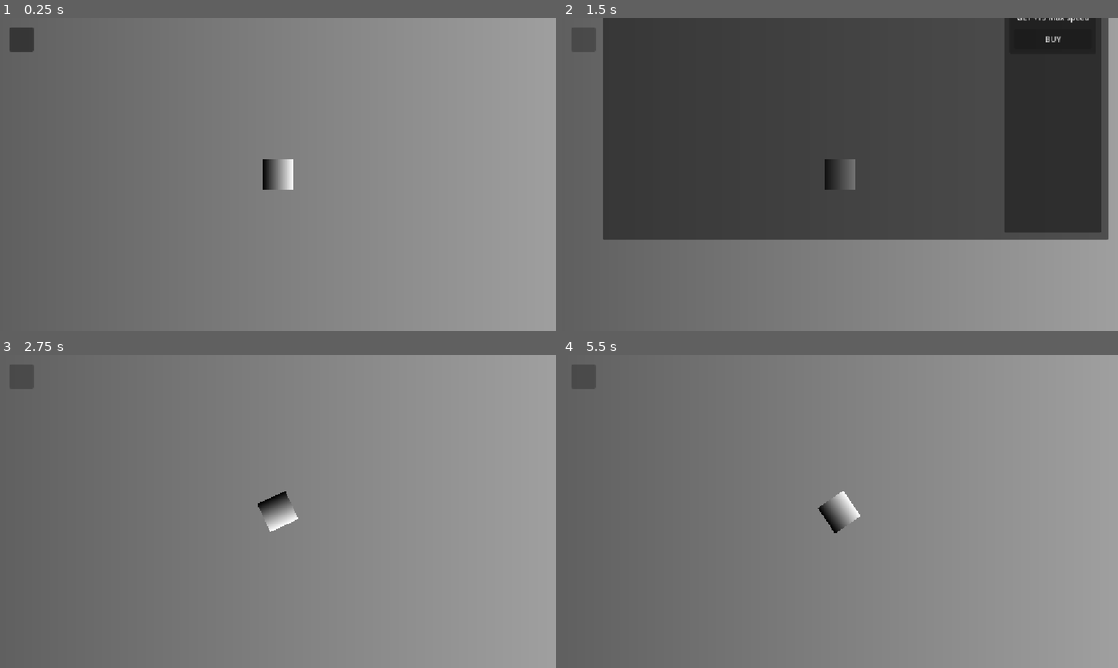
Above: before the commit, frames 1-4 (two rows, left to right).
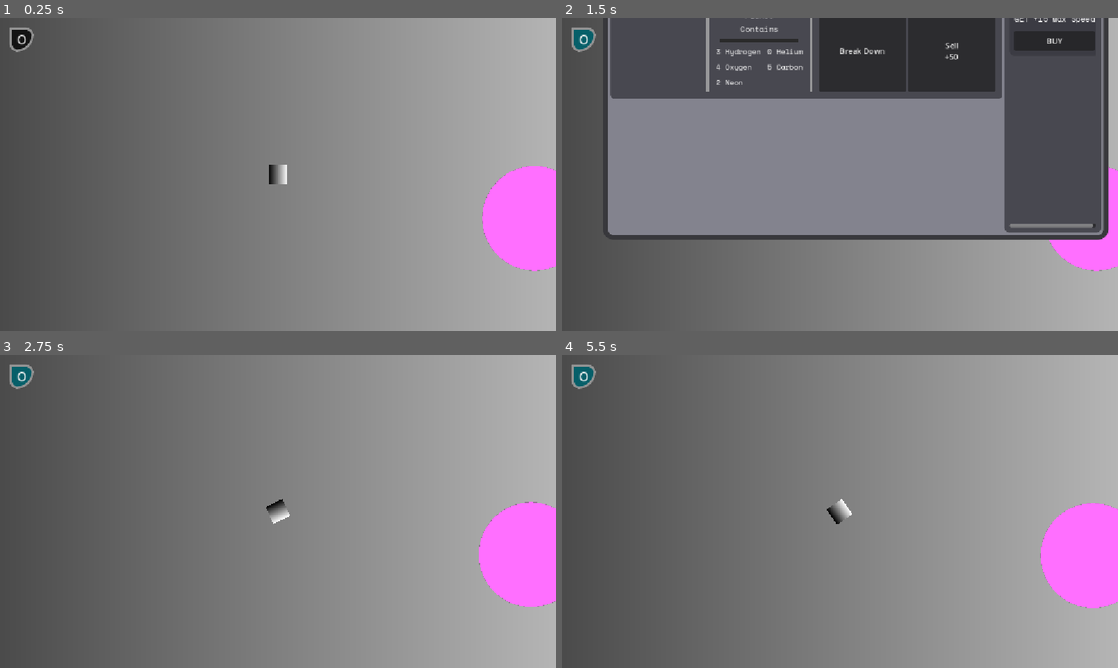
Above: after the commit, the same moments.

Repository: appellatebaton0/siege-7
Game: Godot game, scene res://scenes/main.tscn
Two runs of this game, one before a commit and one after it. Both use one fixed random seed, a clock stepped at 60 frames per second and the inputs below.
Inputs (mouse positions are in pixels of both pictures, inside the frame that each line leads up to):
- Up to frame 1 (0.25 s): no input
- Up to frame 2 (1.5 s): click (584, 39) at 0.5 s; click (584, 39) at 1.25 s
- Up to frame 3 (2.75 s): tap Enter at 2 s; hold Right (Right) from 2.03 s (still down); tap Space (Boost) at 2.1 s
- Up to frame 4 (5.5 s): release Right (Right) at 2.78 s; hold Shift (Brake) 2.78-3.53 s; tap Q (TractorBeam) at 2.85, 4.35 s; hold Right (Right) 3.53-5.03 s; tap Space (Boost) at 3.6, 5.1 s; hold Left (Left) from 5.03 s (still down)

The runs differ from the first frame. In frame 1, 4.4% of the frame differs, in the area x 1-100%, y 3-81%; in frame 2, 50%, in the area x 1-100%, y 0-81%; in frame 3, 4.6%; in frame 4, 4.6%.

Commit message:
v0.15 - UI Styling
Started applying themes and other styling to the UI

Diff:
--- /dev/null
+++ b/assets/themes/tray.tres
@@ -0,0 +1,40 @@
+[gd_resource type="Theme" load_steps=6 format=3 uid="uid://luomwoo5xhhg"]
+
+[ext_resource type="FontFile" uid="uid://gping46owoha" path="res://assets/fonts/SpaceMono-Regular.ttf" id="1_3ctqr"]
+
+[sub_resource type="StyleBoxLine" id="StyleBoxLine_orla2"]
+color = Color(0.16565639, 0.16565642, 0.16565639, 1)
+grow_begin = -9.0
+grow_end = -9.0
+thickness = 6
+
+[sub_resource type="StyleBoxFlat" id="StyleBoxFlat_dho3l"]
+bg_color = Color(0.5129262, 0.51288044, 0.5566331, 1)
+border_width_left = 10
+border_width_top = 10
+border_width_right = 10
+border_width_bottom = 10
+border_color = Color(0.2199898, 0.21998838, 0.23359948, 1)
+corner_radius_top_left = 20
+corner_radius_top_right = 20
+corner_radius_bottom_right = 20
+corner_radius_bottom_left = 20
+
+[sub_resource type="StyleBoxFlat" id="StyleBoxFlat_vkf6r"]
+bg_color = Color(0.21960784, 0.21960784, 0.24705882, 0.78431374)
+corner_radius_top_left = 10
+corner_radius_top_right = 10
+corner_radius_bottom_right = 10
+corner_radius_bottom_left = 10
+
+[sub_resource type="StyleBoxLine" id="StyleBoxLine_3ctqr"]
+color = Color(0.59607846, 0.59607846, 0.6039216, 1)
+thickness = 6
+vertical = true
+
+[resource]
+HSeparator/styles/separator = SubResource("StyleBoxLine_orla2")
+Label/fonts/font = ExtResource("1_3ctqr")
+Panel/styles/panel = SubResource("StyleBoxFlat_dho3l")
+PanelContainer/styles/panel = SubResource("StyleBoxFlat_vkf6r")
+VSeparator/styles/separator = SubResource("StyleBoxLine_3ctqr")
--- a/scenes/main.tscn
+++ b/scenes/main.tscn
@@ -1,13 +1,15 @@
-[gd_scene load_steps=24 format=3 uid="uid://cxeqhh6h3y3x4"]
+[gd_scene load_steps=31 format=3 uid="uid://cxeqhh6h3y3x4"]
 
 [ext_resource type="Script" uid="uid://dt4w43fklbmmx" path="res://scripts/player.gd" id="1_o5qli"]
 [ext_resource type="Script" uid="uid://cls3yti8p1cky" path="res://scripts/camera.gd" id="2_0wfyh"]
 [ext_resource type="Script" uid="uid://cbcfhipgni0wp" path="res://scripts/planet.gd" id="2_sugp2"]
 [ext_resource type="Script" uid="uid://lfh1f0io7qh2" path="res://scripts/planet_data.gd" id="3_o6xl0"]
 [ext_resource type="Script" uid="uid://b3fnuhhpqy63i" path="res://scripts/menu_button.gd" id="4_jyhfs"]
+[ext_resource type="Theme" uid="uid://luomwoo5xhhg" path="res://assets/themes/tray.tres" id="5_choun"]
 [ext_resource type="Script" uid="uid://cueelmux5u415" path="res://scripts/tray.gd" id="5_tefeu"]
 [ext_resource type="Script" uid="uid://k03qnwxw1uym" path="res://scripts/shop_entry.gd" id="7_o6xl0"]
 [ext_resource type="Script" uid="uid://dk5wlnowigdig" path="res://scripts/shop_data.gd" id="8_tipki"]
+[ext_resource type="PackedScene" uid="uid://bpc6htgewgatx" path="res://scenes/planet_entry.tscn" id="8_ya4ey"]
 
 [sub_resource type="Gradient" id="Gradient_sugp2"]
 
@@ -23,6 +25,9 @@
 
 [sub_resource type="GradientTexture2D" id="GradientTexture2D_sugp2"]
 gradient = SubResource("Gradient_0wfyh")
+
+[sub_resource type="RectangleShape2D" id="RectangleShape2D_choun"]
+size = Vector2(3, 85)
 
 [sub_resource type="Gradient" id="Gradient_jyhfs"]
 offsets = PackedFloat32Array(0.5, 0.5)
@@ -50,6 +55,44 @@
 
 [sub_resource type="CircleShape2D" id="CircleShape2D_jyhfs"]
 radius = 181.98
+
+[sub_resource type="StyleBoxFlat" id="StyleBoxFlat_choun"]
+bg_color = Color(0.025544144, 0.3714326, 0.41213295, 1)
+border_width_left = 5
+border_width_top = 5
+border_width_right = 5
+border_width_bottom = 5
+border_color = Color(0.58103293, 0.581033, 0.58103263, 1)
+corner_radius_top_right = 40
+corner_radius_bottom_right = 90
+corner_radius_bottom_left = 40
+
+[sub_resource type="StyleBoxFlat" id="StyleBoxFlat_eb6dy"]
+bg_color = Color(0.07484526, 0.07484528, 0.07484522, 1)
+border_width_left = 5
+border_width_top = 5
+border_width_right = 5
+border_width_bottom = 5
+border_color = Color(0.58103293, 0.581033, 0.58103263, 1)
+corner_radius_top_right = 40
+corner_radius_bottom_right = 90
+corner_radius_bottom_left = 40
+
+[sub_resource type="StyleBoxFlat" id="StyleBoxFlat_ya4ey"]
+bg_color = Color(0.1464763, 0.7335583, 0.75850105, 1)
+border_width_left = 5
+border_width_top = 5
+border_width_right = 5
+border_width_bottom = 5
+border_color = Color(0.58103293, 0.581033, 0.58103263, 1)
+corner_radius_top_right = 40
+corner_radius_bottom_right = 90
+corner_radius_bottom_left = 40
+
+[sub_resource type="Theme" id="Theme_trceg"]
+Button/styles/hover = SubResource("StyleBoxFlat_choun")
+Button/styles/normal = SubResource("StyleBoxFlat_eb6dy")
+Button/styles/pressed = SubResource("StyleBoxFlat_ya4ey")
 
 [sub_resource type="Resource" id="Resource_85g3d"]
 script = ExtResource("8_tipki")
@@ -190,8 +233,8 @@
 position = Vector2(37, 0)
 collision_layer = 2
 
-[node name="CollisionShape2D" type="CollisionPolygon2D" parent="World/Player/Area2D"]
-polygon = PackedVector2Array(0, -21, 5, -84, 5, 84, 0, 21)
+[node name="CollisionShape2D" type="CollisionShape2D" parent="World/Player/Area2D"]
+shape = SubResource("RectangleShape2D_choun")
 
 [node name="Planet" type="CharacterBody2D" parent="World" groups=["Planet"]]
 position = Vector2(1696, -586)
@@ -209,6 +252,7 @@
 shape = SubResource("CircleShape2D_jyhfs")
 
 [node name="Camera2D" type="Camera2D" parent="World" node_paths=PackedStringArray("player")]
+zoom = Vector2(0.6, 0.6)
 script = ExtResource("2_0wfyh")
 player = NodePath("../Player")
 
@@ -236,6 +280,7 @@
 
 [node name="HBoxContainer" type="HBoxContainer" parent="CanvasLayer/UI/HUD"]
 layout_mode = 2
+theme = ExtResource("5_choun")
 theme_override_constants/separation = 15
 
 [node name="TrayButton" type="Button" parent="CanvasLayer/UI/HUD/HBoxContainer" node_paths=PackedStringArray("animator")]
@@ -244,6 +289,10 @@
 size_flags_horizontal = 0
 size_flags_vertical = 0
 focus_mode = 0
+theme = SubResource("Theme_trceg")
+theme_override_font_sizes/font_size = 25
+toggle_mode = true
+text = "O"
 script = ExtResource("4_jyhfs")
 animator = NodePath("../../../AnimationPlayer")
 
@@ -281,6 +330,7 @@
 [node name="Planets" type="VBoxContainer" parent="CanvasLayer/UI/HUD/HBoxContainer/Tray/Panel/MarginContainer/HBoxContainer"]
 layout_mode = 2
 size_flags_horizontal = 3
+theme_override_constants/separation = 4
 
 [node name="Title" type="Label" parent="CanvasLayer/UI/HUD/HBoxContainer/Tray/Panel/MarginContainer/HBoxContainer/Planets"]
 layout_mode = 2
@@ -349,6 +399,7 @@
 text = "Neon: 0"
 
 [node name="HSeparator" type="HSeparator" parent="CanvasLayer/UI/HUD/HBoxContainer/Tray/Panel/MarginContainer/HBoxContainer/Planets"]
+custom_minimum_size = Vector2(0, 15)
 layout_mode = 2
 
 [node name="ScrollContainer" type="ScrollContainer" parent="CanvasLayer/UI/HUD/HBoxContainer/Tray/Panel/MarginContainer/HBoxContainer/Planets"]
@@ -361,6 +412,9 @@
 size_flags_vertical = 3
 
 [node name="EntrySlot" type="Node" parent="CanvasLayer/UI/HUD/HBoxContainer/Tray/Panel/MarginContainer/HBoxContainer/Planets/ScrollContainer/PlanetContainer"]
+
+[node name="PlanetEntry" parent="CanvasLayer/UI/HUD/HBoxContainer/Tray/Panel/MarginContainer/HBoxContainer/Planets/ScrollContainer/PlanetContainer" instance=ExtResource("8_ya4ey")]
+layout_mode = 2
 
 [node name="Control" type="Control" parent="CanvasLayer/UI/HUD/HBoxContainer/Tray/Panel/MarginContainer/HBoxContainer/Planets/ScrollContainer/PlanetContainer"]
 layout_mode = 2
--- a/scenes/planet_entry.tscn
+++ b/scenes/planet_entry.tscn
@@ -47,7 +47,7 @@
 "times": PackedFloat32Array(0),
 "transitions": PackedFloat32Array(1),
 "update": 0,
-"values": [Vector2(800, 0)]
+"values": [Vector2(800, 200)]
 }
 tracks/2/type = "value"
 tracks/2/imported = false
@@ -76,7 +76,7 @@
 tracks/4/type = "value"
 tracks/4/imported = false
 tracks/4/enabled = true
-tracks/4/path = NodePath("MarginContainer/HBoxContainer/PlanetInfo/Icon:visible")
+tracks/4/path = NodePath("MarginContainer/HBoxContainer/Icon:visible")
 tracks/4/interp = 1
 tracks/4/loop_wrap = true
 tracks/4/keys = {
@@ -88,19 +88,19 @@
 tracks/5/type = "value"
 tracks/5/imported = false
 tracks/5/enabled = true
-tracks/5/path = NodePath("MarginContainer/HBoxContainer/PlanetInfo/Icon:custom_minimum_size")
+tracks/5/path = NodePath("MarginContainer/HBoxContainer/Icon:custom_minimum_size")
 tracks/5/interp = 1
 tracks/5/loop_wrap = true
 tracks/5/keys = {
 "times": PackedFloat32Array(0),
 "transitions": PackedFloat32Array(1),
 "update": 0,
-"values": [Vector2(140, 0)]
+"values": [Vector2(170, 170)]
 }
 tracks/6/type = "value"
 tracks/6/imported = false
 tracks/6/enabled = true
-tracks/6/path = NodePath("MarginContainer/HBoxContainer/VBoxContainer/Neon:visible")
+tracks/6/path = NodePath("MarginContainer/HBoxContainer/VBoxContainer/GridContainer/Neon:visible")
 tracks/6/interp = 1
 tracks/6/loop_wrap = true
 tracks/6/keys = {
@@ -112,7 +112,7 @@
 tracks/7/type = "value"
 tracks/7/imported = false
 tracks/7/enabled = true
-tracks/7/path = NodePath("MarginContainer/HBoxContainer/VBoxContainer/Hydrogen:visible")
+tracks/7/path = NodePath("MarginContainer/HBoxContainer/VBoxContainer/GridContainer/Hydrogen:visible")
 tracks/7/interp = 1
 tracks/7/loop_wrap = true
 tracks/7/keys = {
@@ -124,7 +124,7 @@
 tracks/8/type = "value"
 tracks/8/imported = false
 tracks/8/enabled = true
-tracks/8/path = NodePath("MarginContainer/HBoxContainer/VBoxContainer/Helium:visible")
+tracks/8/path = NodePath("MarginContainer/HBoxContainer/VBoxContainer/GridContainer/Helium:visible")
 tracks/8/interp = 1
 tracks/8/loop_wrap = true
 tracks/8/keys = {
@@ -136,7 +136,7 @@
 tracks/9/type = "value"
 tracks/9/imported = false
 tracks/9/enabled = true
-tracks/9/path = NodePath("MarginContainer/HBoxContainer/VBoxContainer/Oxygen:visible")
+tracks/9/path = NodePath("MarginContainer/HBoxContainer/VBoxContainer/GridContainer/Oxygen:visible")
 tracks/9/interp = 1
 tracks/9/loop_wrap = true
 tracks/9/keys = {
@@ -148,7 +148,7 @@
 tracks/10/type = "value"
 tracks/10/imported = false
 tracks/10/enabled = true
-tracks/10/path = NodePath("MarginContainer/HBoxContainer/VBoxContainer/Carbon:visible")
+tracks/10/path = NodePath("MarginContainer/HBoxContainer/VBoxContainer/GridContainer/Carbon:visible")
 tracks/10/interp = 1
 tracks/10/loop_wrap = true
 tracks/10/keys = {
@@ -160,7 +160,7 @@
 tracks/11/type = "value"
 tracks/11/imported = false
 tracks/11/enabled = true
-tracks/11/path = NodePath("MarginContainer/HBoxContainer/PlanetInfo/Name:visible")
+tracks/11/path = NodePath("MarginContainer/HBoxContainer/VBoxContainer/Name:visible")
 tracks/11/interp = 1
 tracks/11/loop_wrap = true
 tracks/11/keys = {
@@ -243,7 +243,7 @@
 "times": PackedFloat32Array(0, 0.5),
 "transitions": PackedFloat32Array(1, 1),
 "update": 0,
-"values": [Vector2(800, 195), Vector2(800, 0)]
+"values": [Vector2(800, 200), Vector2(800, 0)]
 }
 tracks/2/type = "value"
 tracks/2/imported = false
@@ -272,7 +272,7 @@
 tracks/4/type = "value"
 tracks/4/imported = false
 tracks/4/enabled = true
-tracks/4/path = NodePath("MarginContainer/HBoxContainer/PlanetInfo/Icon:visible")
+tracks/4/path = NodePath("MarginContainer/HBoxContainer/Icon:visible")
 tracks/4/interp = 1
 tracks/4/loop_wrap = true
 tracks/4/keys = {
@@ -284,19 +284,19 @@
 tracks/5/type = "value"
 tracks/5/imported = false
 tracks/5/enabled = true
-tracks/5/path = NodePath("MarginContainer/HBoxContainer/PlanetInfo/Icon:custom_minimum_size")
+tracks/5/path = NodePath("MarginContainer/HBoxContainer/Icon:custom_minimum_size")
 tracks/5/interp = 1
 tracks/5/loop_wrap = true
 tracks/5/keys = {
 "times": PackedFloat32Array(0.2),
 "transitions": PackedFloat32Array(1),
 "update": 0,
-"values": [Vector2(140, 0)]
+"values": [Vector2(170, 170)]
 }
 tracks/6/type = "value"
 tracks/6/imported = false
 tracks/6/enabled = true
-tracks/6/path = NodePath("MarginContainer/HBoxContainer/VBoxContainer/Neon:visible")
+tracks/6/path = NodePath("MarginContainer/HBoxContainer/VBoxContainer/GridContainer/Neon:visible")
 tracks/6/interp = 1
 tracks/6/loop_wrap = true
 tracks/6/keys = {
@@ -308,7 +308,7 @@
 tracks/7/type = "value"
 tracks/7/imported = false
 tracks/7/enabled = true
-tracks/7/path = NodePath("MarginContainer/HBoxContainer/VBoxContainer/Hydrogen:visible")
+tracks/7/path = NodePath("MarginContainer/HBoxContainer/VBoxContainer/GridContainer/Hydrogen:visible")
 tracks/7/interp = 1
 tracks/7/loop_wrap = true
 tracks/7/keys = {
@@ -320,7 +320,7 @@
 tracks/8/type = "value"
 tracks/8/imported = false
 tracks/8/enabled = true
-tracks/8/path = NodePath("MarginContainer/HBoxContainer/VBoxContainer/Helium:visible")
+tracks/8/path = NodePath("MarginContainer/HBoxContainer/VBoxContainer/GridContainer/Helium:visible")
 tracks/8/interp = 1
 tracks/8/loop_wrap = true
 tracks/8/keys = {
@@ -332,7 +332,7 @@
 tracks/9/type = "value"
 tracks/9/imported = false
 tracks/9/enabled = true
-tracks/9/path = NodePath("MarginContainer/HBoxContainer/VBoxContainer/Oxygen:visible")
+tracks/9/path = NodePath("MarginContainer/HBoxContainer/VBoxContainer/GridContainer/Oxygen:visible")
 tracks/9/interp = 1
 tracks/9/loop_wrap = true
 tracks/9/keys = {
@@ -344,7 +344,7 @@
 tracks/10/type = "value"
 tracks/10/imported = false
 tracks/10/enabled = true
-tracks/10/path = NodePath("MarginContainer/HBoxContainer/VBoxContainer/Carbon:visible")
+tracks/10/path = NodePath("MarginContainer/HBoxContainer/VBoxContainer/GridContainer/Carbon:visible")
 tracks/10/interp = 1
 tracks/10/loop_wrap = true
 tracks/10/keys = {
@@ -356,7 +356,7 @@
 tracks/11/type = "value"
 tracks/11/imported = false
 tracks/11/enabled = true
-tracks/11/path = NodePath("MarginContainer/HBoxContainer/PlanetInfo/Name:visible")
+tracks/11/path = NodePath("MarginContainer/HBoxContainer/VBoxContainer/Name:visible")
 tracks/11/interp = 1
 tracks/11/loop_wrap = true
 tracks/11/keys = {
@@ -421,7 +421,7 @@
 }
 
 [node name="PlanetEntry" type="PanelContainer"]
-custom_minimum_size = Vector2(800, 0)
+custom_minimum_size = Vector2(800, 200)
 size_flags_vertical = 2
 script = ExtResource("1_d5rds")
 data = SubResource("Resource_dlnon")
@@ -437,54 +437,63 @@
 layout_mode = 2
 theme_override_constants/separation = 15
 
-[node name="PlanetInfo" type="VBoxContainer" parent="MarginContainer/HBoxContainer"]
-layout_mode = 2
-size_flags_horizontal = 0
-
-[node name="Icon" type="TextureRect" parent="MarginContainer/HBoxContainer/PlanetInfo"]
-custom_minimum_size = Vector2(140, 0)
+[node name="Icon" type="TextureRect" parent="MarginContainer/HBoxContainer"]
+custom_minimum_size = Vector2(170, 170)
 layout_mode = 2
 size_flags_vertical = 3
 texture = SubResource("GradientTexture2D_ai2uk")
 expand_mode = 1
 
-[node name="Name" type="Label" parent="MarginContainer/HBoxContainer/PlanetInfo"]
+[node name="VSeparator" type="VSeparator" parent="MarginContainer/HBoxContainer"]
+layout_mode = 2
+
+[node name="VBoxContainer" type="VBoxContainer" parent="MarginContainer/HBoxContainer"]
+custom_minimum_size = Vector2(105, 0)
+layout_mode = 2
+
+[node name="Name" type="Label" parent="MarginContainer/HBoxContainer/VBoxContainer"]
 layout_mode = 2
 text = "Planet Name"
 horizontal_alignment = 1
 
-[node name="VSeparator" type="VSeparator" parent="MarginContainer/HBoxContainer"]
-layout_mode = 2
-
-[node name="VBoxContainer" type="VBoxContainer" parent="MarginContainer/HBoxContainer"]
-custom_minimum_size = Vector2(105, 0)
-layout_mode = 2
-
 [node name="Title" type="Label" parent="MarginContainer/HBoxContainer/VBoxContainer"]
 layout_mode = 2
 text = "Contains"
+horizontal_alignment = 1
 
 [node name="HSeparator" type="HSeparator" parent="MarginContainer/HBoxContainer/VBoxContainer"]
-layout_mode = 2
-
-[node name="Hydrogen" type="Label" parent="MarginContainer/HBoxContainer/VBoxContainer"]
-layout_mode = 2
+custom_minimum_size = Vector2(0, 15)
+layout_mode = 2
+
+[node name="GridContainer" type="GridContainer" parent="MarginContainer/HBoxContainer/VBoxContainer"]
+layout_mode = 2
+theme_override_constants/h_separation = 14
+theme_override_constants/v_separation = 9
+columns = 2
+
+[node name="Hydrogen" type="Label" parent="MarginContainer/HBoxContainer/VBoxContainer/GridContainer"]
+layout_mode = 2
+theme_override_font_sizes/font_size = 15
 text = "0 Hydrogen"
 
-[node name="Helium" type="Label" parent="MarginContainer/HBoxContainer/VBoxContainer"]
-layout_mode = 2
+[node name="Helium" type="Label" parent="MarginContainer/HBoxContainer/VBoxContainer/GridContainer"]
+layout_mode = 2
+theme_override_font_sizes/font_size = 15
 text = "0 Helium"
 
-[node name="Oxygen" type="Label" parent="MarginContainer/HBoxContainer/VBoxContainer"]
-layout_mode = 2
+[node name="Oxygen" type="Label" parent="MarginContainer/HBoxContainer/VBoxContainer/GridContainer"]
+layout_mode = 2
+theme_override_font_sizes/font_size = 15
 text = "0 Oxygen"
 
-[node name="Carbon" type="Label" parent="MarginContainer/HBoxContainer/VBoxContainer"]
-layout_mode = 2
+[node name="Carbon" type="Label" parent="MarginContainer/HBoxContainer/VBoxContainer/GridContainer"]
+layout_mode = 2
+theme_override_font_sizes/font_size = 15
 text = "0 Carbon"
 
-[node name="Neon" type="Label" parent="MarginContainer/HBoxContainer/VBoxContainer"]
-layout_mode = 2
+[node name="Neon" type="Label" parent="MarginContainer/HBoxContainer/VBoxContainer/GridContainer"]
+layout_mode = 2
+theme_override_font_sizes/font_size = 15
 text = "0 Neon"
 
 [node name="VSeparator2" type="VSeparator" parent="MarginContainer/HBoxContainer"]
--- a/scripts/menu_button.gd
+++ b/scripts/menu_button.gd
@@ -8,6 +8,7 @@
 func _process(_delta: float) -> void:
 	if Input.is_action_just_pressed("ToggleMenu"):
 		_pressed()
+	text = "X" if menu_toggle else "O"
 
 func _pressed() -> void:
 	if not animator.is_playing():
--- a/scripts/planet_entry.gd
+++ b/scripts/planet_entry.gd
@@ -2,18 +2,18 @@
 
 @export var data:PlanetData
 
-@onready var icon := $MarginContainer/HBoxContainer/PlanetInfo/Icon
-@onready var label := $MarginContainer/HBoxContainer/PlanetInfo/Name
+@onready var icon := $MarginContainer/HBoxContainer/Icon
+@onready var label := $MarginContainer/HBoxContainer/VBoxContainer/Name
 
 @onready var sell := $MarginContainer/HBoxContainer/Options/Sell
 @onready var sell_text = $MarginContainer/HBoxContainer/Options/Sell.text
 
 @onready var elements:Dictionary[String, Label]= {
-	"hydrogen": $MarginContainer/HBoxContainer/VBoxContainer/Hydrogen,
-	"helium": $MarginContainer/HBoxContainer/VBoxContainer/Helium,
-	"oxygen": $MarginContainer/HBoxContainer/VBoxContainer/Oxygen,
-	"carbon": $MarginContainer/HBoxContainer/VBoxContainer/Carbon,
-	"neon": $MarginContainer/HBoxContainer/VBoxContainer/Neon
+	"hydrogen": $MarginContainer/HBoxContainer/VBoxContainer/GridContainer/Hydrogen,
+	"helium": $MarginContainer/HBoxContainer/VBoxContainer/GridContainer/Helium,
+	"oxygen": $MarginContainer/HBoxContainer/VBoxContainer/GridContainer/Oxygen,
+	"carbon": $MarginContainer/HBoxContainer/VBoxContainer/GridContainer/Carbon,
+	"neon": $MarginContainer/HBoxContainer/VBoxContainer/GridContainer/Neon
 }
 
 func update_data():
Binary file added: assets/fonts/SpaceMono-Regular.ttf
Not shown, added: assets/fonts/SpaceMono-Regular.ttf.import
